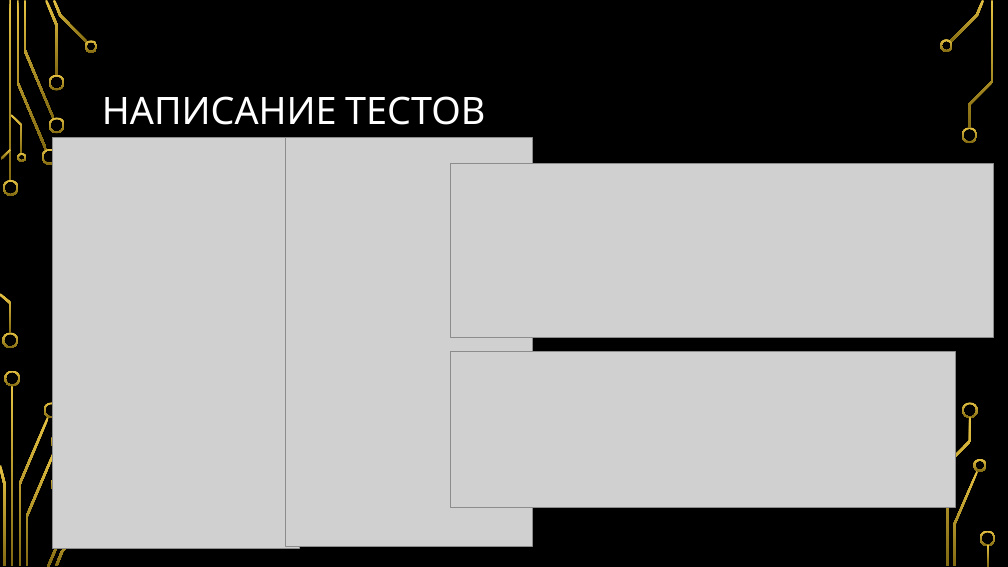
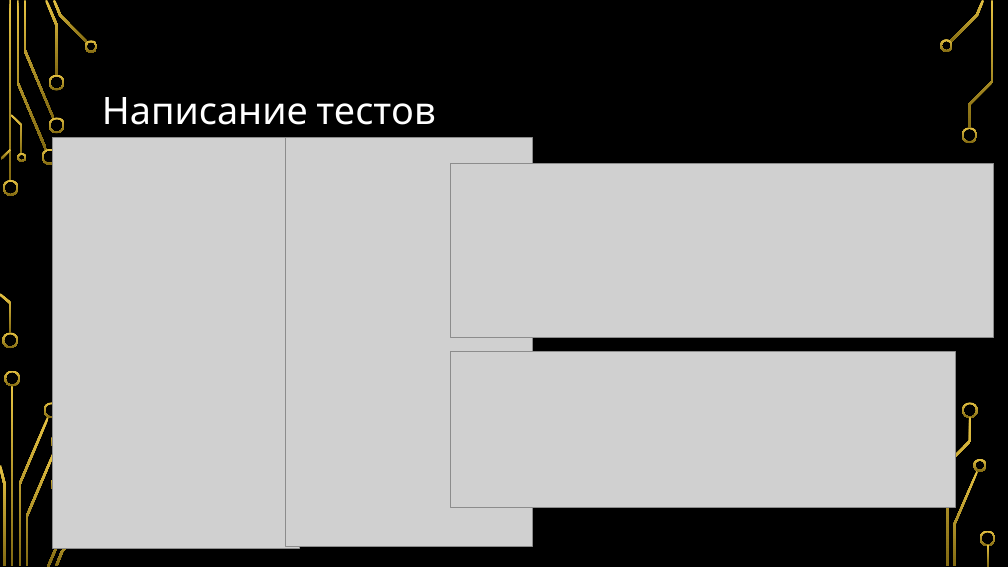
Before and after one commit to Vovch/AI-Presentation, a slide deck: slide 13 of Инструменты ИИ для программирования.pptx (slide 12 before the commit). Drawn at 1008x567 pixels with LibreOffice and Linux fonts; fonts in the diff are those of the drawing; grey boxes stand for pictures; background and template pictures are left out. Boxes give left, top, right and bottom in pixels: in the first picture for what was removed or moved away, otherwise in the second. Text is boxed around its words. In the diff, an @@ line names an element or a change of style, - is before the commit and + after.

```diff
--- a/Инструменты ИИ для программирования.pptx
+++ b/Инструменты ИИ для программирования.pptx
@@ title at (x1=102, y1=97, x2=435, y2=125): text changed @@
-НАПИСАНИЕ ТЕСТОВ
+Написание тестов
```
Also in this commit, not shown: 3 other slides changed, 20 slides added, 1 slide removed.
